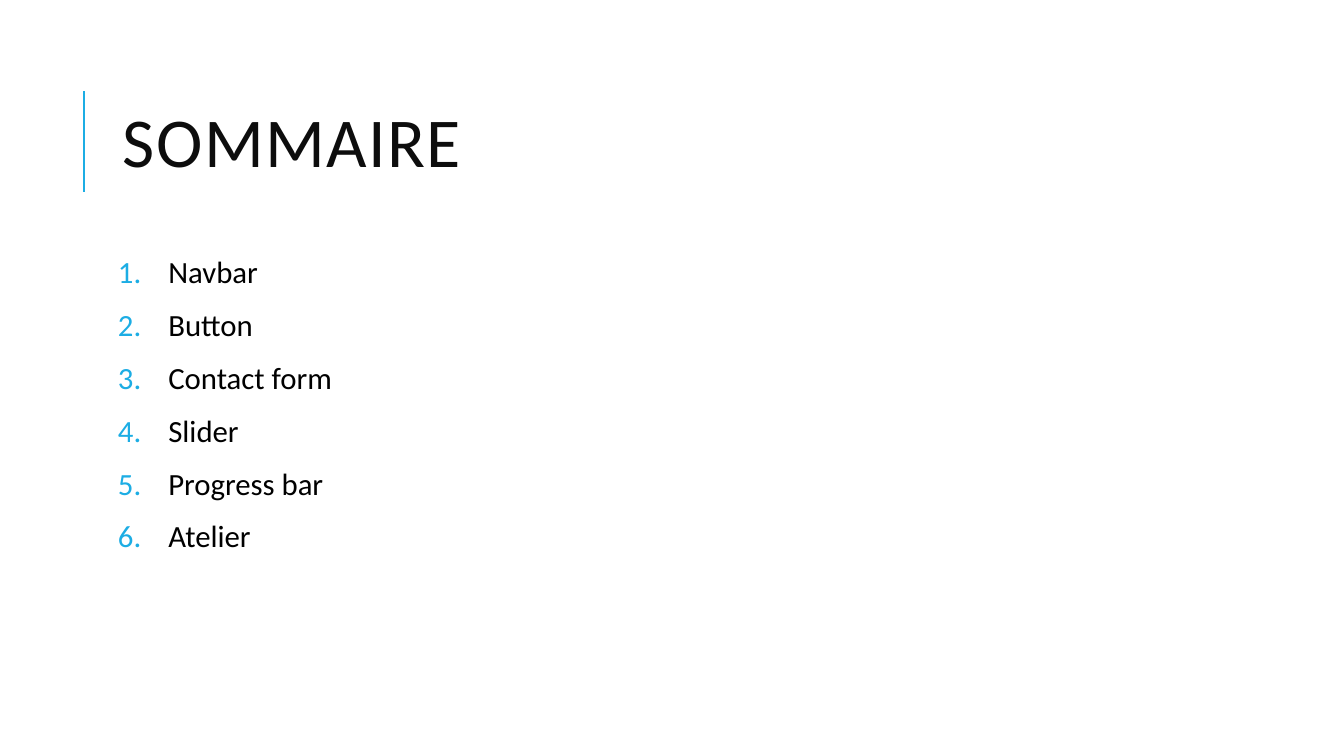
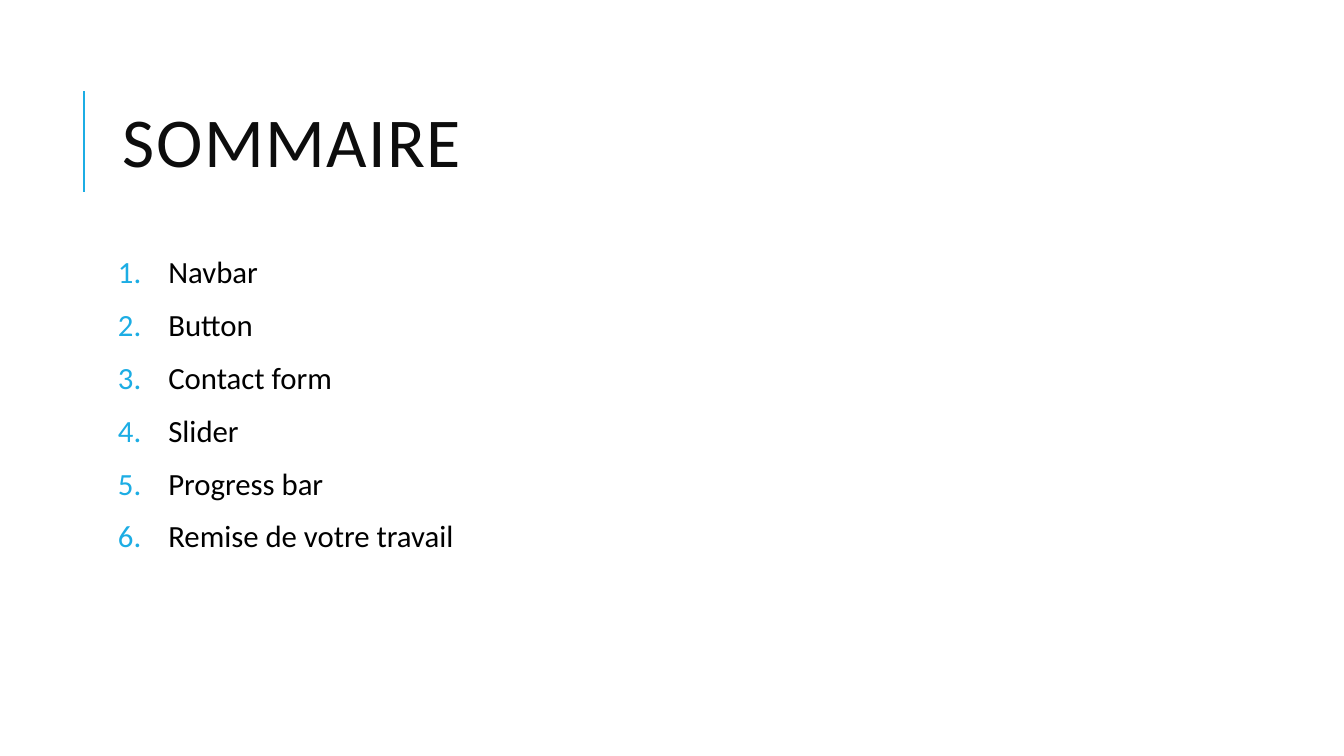
Before and after one commit to lasridouae/Photoshop-Web-Design, a slide deck: slide 2 of 2. Création de UI Elements/Création de UI Elements.pptx. Drawn at 1344x756 pixels with LibreOffice and Linux fonts; fonts in the diff are those of the drawing. Boxes give left, top, right and bottom in pixels: in the first picture for what was removed or moved away, otherwise in the second. Text is boxed around its words. In the diff, an @@ line names an element or a change of style, - is before the commit and + after.

```diff
--- a/2. Création de UI Elements/Création de UI Elements.pptx
+++ b/2. Création de UI Elements/Création de UI Elements.pptx
@@ text at (168, 525, 454, 548): text changed @@
-6. Atelier
+6. Remise de votre travail
```
Also in this commit, not shown: 1 other slide changed, 17 other files.
